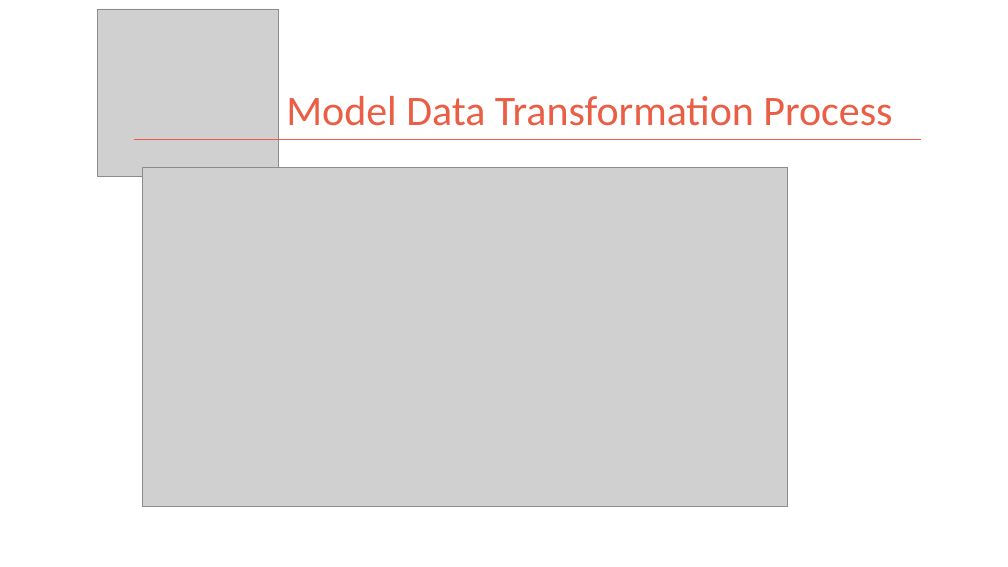
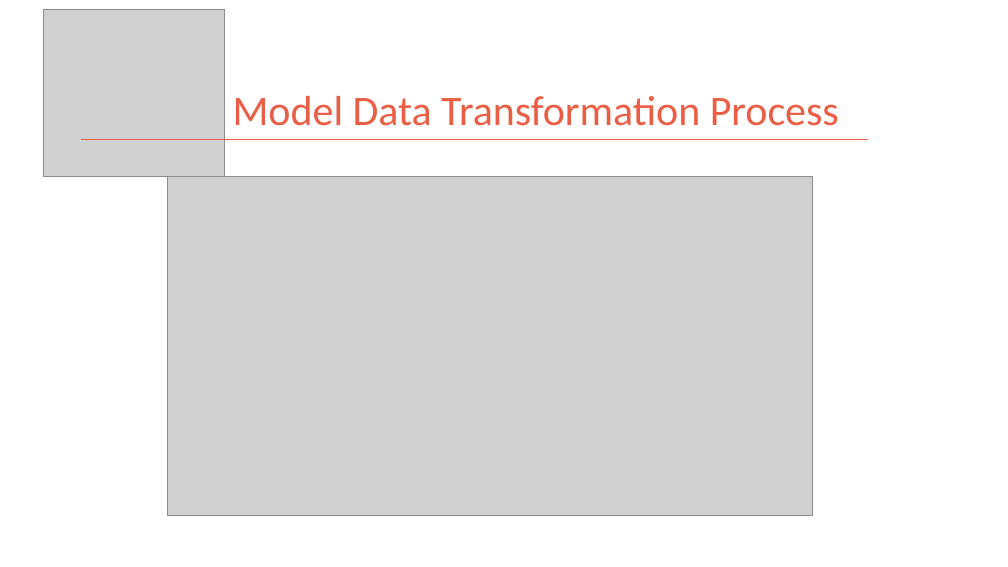
Before and after one commit to kman4/AirbnbPredictions, a slide deck: slide 3 of Airbnb Price Predictions (Model).pptx (slide 2 before the commit). Drawn at 1008x567 pixels with LibreOffice and Linux fonts; fonts in the diff are those of the drawing; grey boxes stand for pictures. Boxes give left, top, right and bottom in pixels: in the first picture for what was removed or moved away, otherwise in the second. Text is boxed around its words. In the diff, an @@ line names an element or a change of style, - is before the commit and + after.

```diff
--- a/Airbnb Price Predictions (Model).pptx
+++ b/Airbnb Price Predictions (Model).pptx
@@ 1 title, 1 picture, 1 line moved together from (x1=98, y1=9, x2=922, y2=176) to (x1=44, y1=9, x2=868, y2=176) @@
@@ picture moved from (x1=142, y1=167, x2=788, y2=507) to (x1=168, y1=176, x2=814, y2=516) @@
```
Also in this commit, not shown: 2 other slides changed, 4 slides added.
